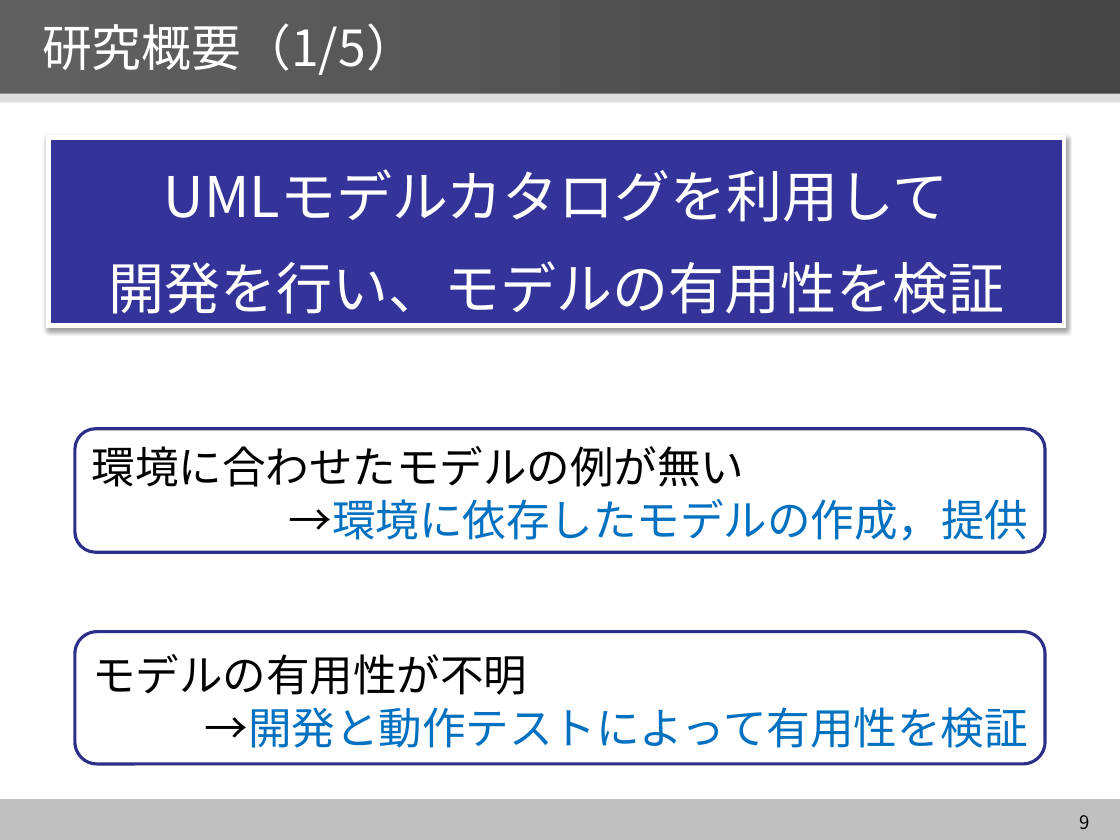
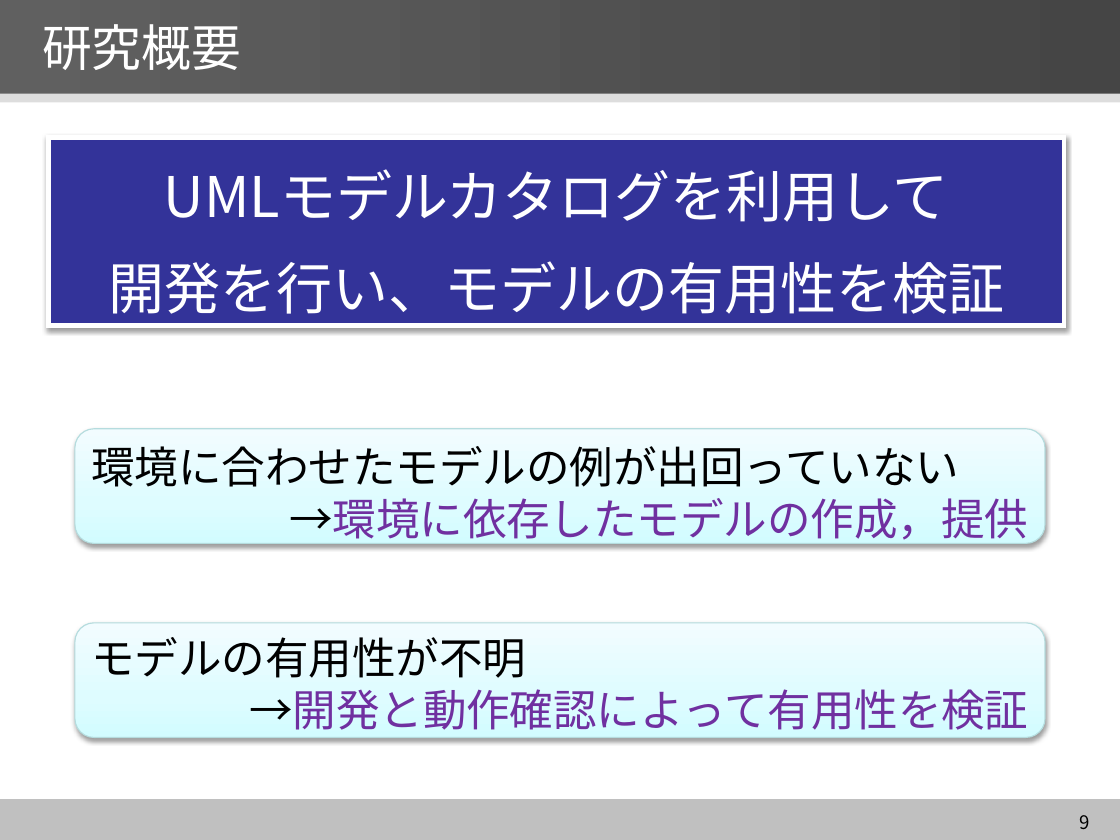
Before and after one commit to YutaNiimura/leJOS-OSEK, a slide deck: slide 9 of 中間発表関連/5I25新村祐太 中間発表スライドver2.0.pptx. Drawn at 1120x840 pixels with LibreOffice and Linux fonts; fonts in the diff are those of the drawing. Boxes give left, top, right and bottom in pixels: in the first picture for what was removed or moved away, otherwise in the second. Text is boxed around its words. In the diff, an @@ line names an element or a change of style, - is before the commit and + after.

```diff
--- a/中間発表関連/5I25新村祐太 中間発表スライドver2.0.pptx
+++ b/中間発表関連/5I25新村祐太 中間発表スライドver2.0.pptx
@@ title at <box>42,24,241,70</box>: text changed @@
-研究概要（1/5）
+研究概要
@@ rounded rectangle "環境に合わせたモデルの例が出回っていない": place and size @@
-rounded rectangle "環境に合わせたモデルの例が出回っていない" at <box>75,429,1045,552</box>
+rounded rectangle "環境に合わせたモデルの例が出回っていない" at <box>75,429,1045,543</box>
@@ rounded rectangle "環境に合わせたモデルの例が出回っていない" at <box>75,429,1045,543</box>: fill #FFFFFF to gradient #D3FBFF to #DFFCFF to #F2FEFF; outline #2D2D8A 2 pt to #B6DCDF 0.75 pt; shadow on @@
@@ text in rounded rectangle at <box>91,446,959,487</box>: text changed @@
-環境に合わせたモデルの例が無い
+環境に合わせたモデルの例が出回っていない
@@ text in rounded rectangle at <box>289,498,1028,546</box>: text colour #0070C0 to #7030A0 in "→環境に依存したモデルの作成，提供" @@
@@ rounded rectangle "モデルの有用性が不明" at <box>75,623,1045,737</box>: fill #FFFFFF to gradient #D3FBFF to #DFFCFF to #F2FEFF; outline #2D2D8A 2 pt to #B6DCDF 0.75 pt; shadow on @@
@@ rounded rectangle "モデルの有用性が不明": place and size @@
-rounded rectangle "モデルの有用性が不明" at <box>75,632,1045,764</box>
+rounded rectangle "モデルの有用性が不明" at <box>75,623,1045,737</box>
@@ text in rounded rectangle at <box>249,689,1028,730</box>: text changed; text colour #0070C0 to #7030A0 @@
-→開発と動作テストによって有用性を検証
+→開発と動作確認によって有用性を検証
```
Also in this commit, not shown: 19 other slides changed, 2 slides removed, 2 other files.
